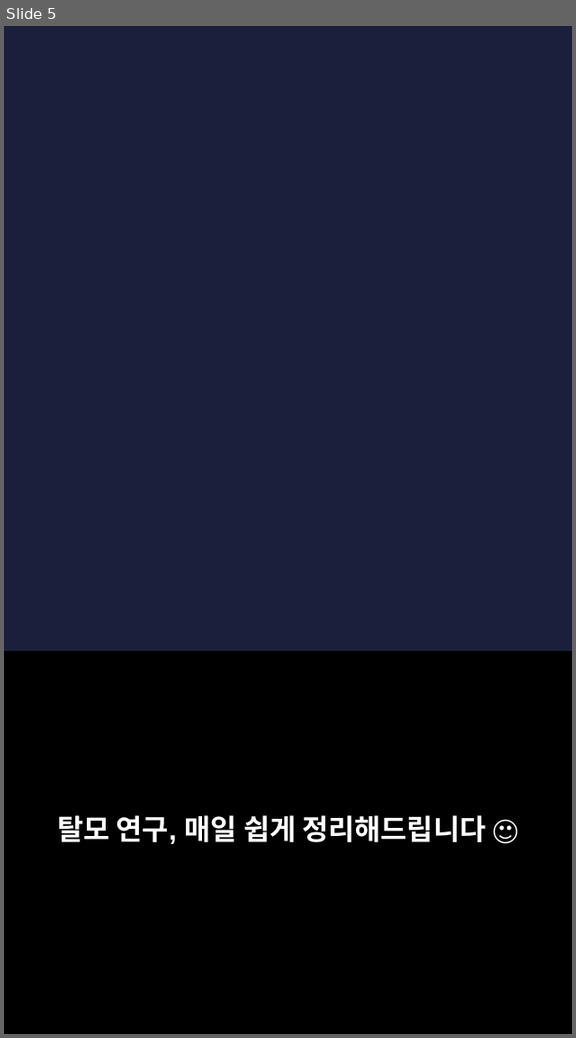
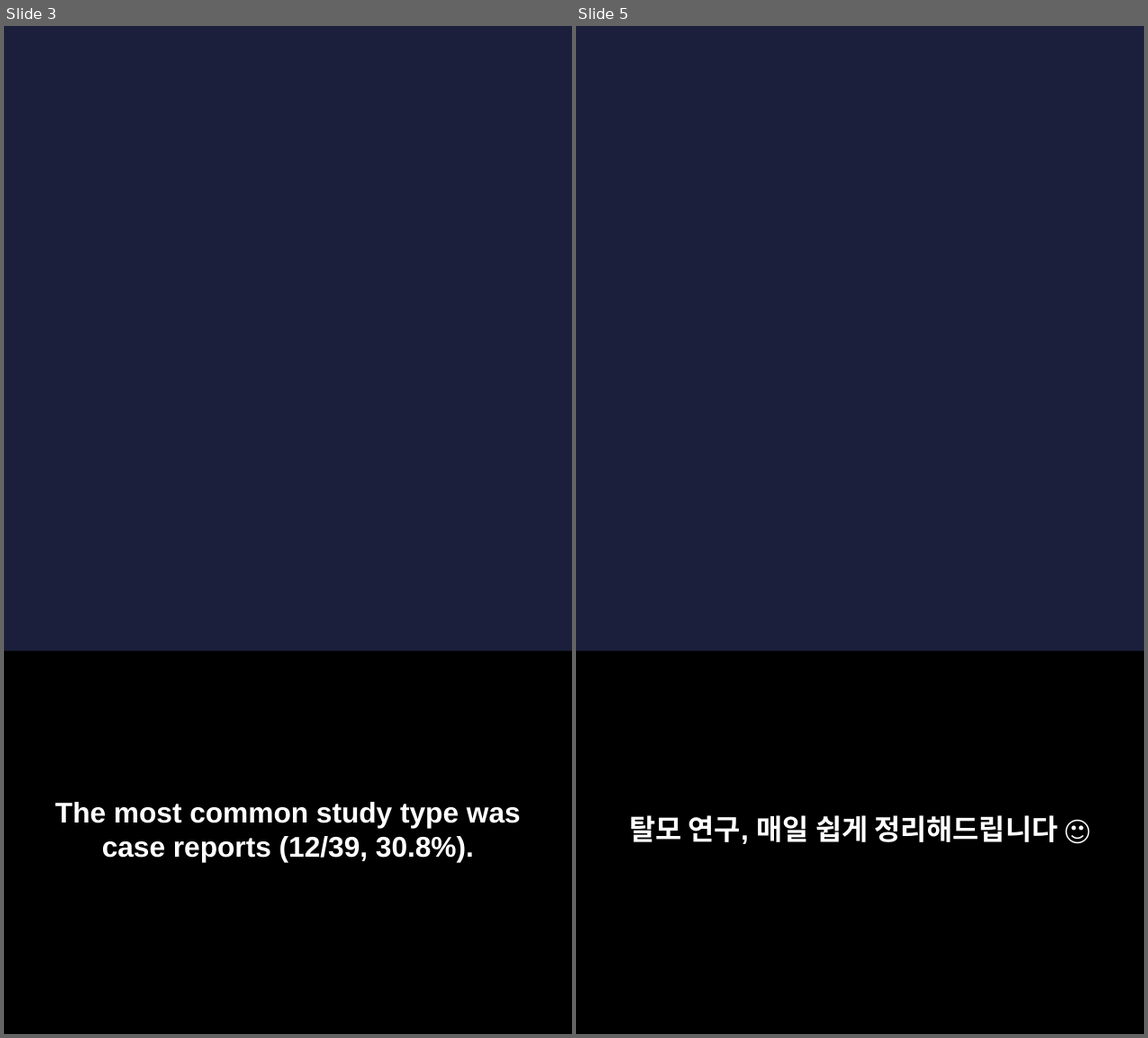
Before and after one commit to hyokang2010-BJ-ANTH/product-builder-test, a slide deck: pwa/data/latest/slides.pptx. Shown side by side, each under a label of ours: slide 5 before the commit, slides 3 and 5 after it; the slides between them are not shown. The pictures are 576x1038 and 1148x1038 pixels, drawn with LibreOffice and Linux fonts; fonts in the diff are those of the drawing; background and template pictures are left out. Boxes give left, top, right and bottom in pixels: in the first picture for what was removed or moved away, otherwise in the second. Text is boxed around its words. In the diff, an @@ line names an element or a change of style, - is before the commit and + after.

```diff
--- a/pwa/data/latest/slides.pptx
+++ b/pwa/data/latest/slides.pptx
@@ slide 3 added at (4,26,572,1034), background picture (left out) @@
@@ rectangle added at (4,652,572,1034), fill #000000 @@
@@ text added at (55,802,521,862), 22 pt, text #FFFFFF, bold @@
+The most common study type was case reports (12/39, 30.8%).
```
Also in this commit, not shown: 2 slides changed, 3 other slides added, 5 slides removed, 26 other files.
